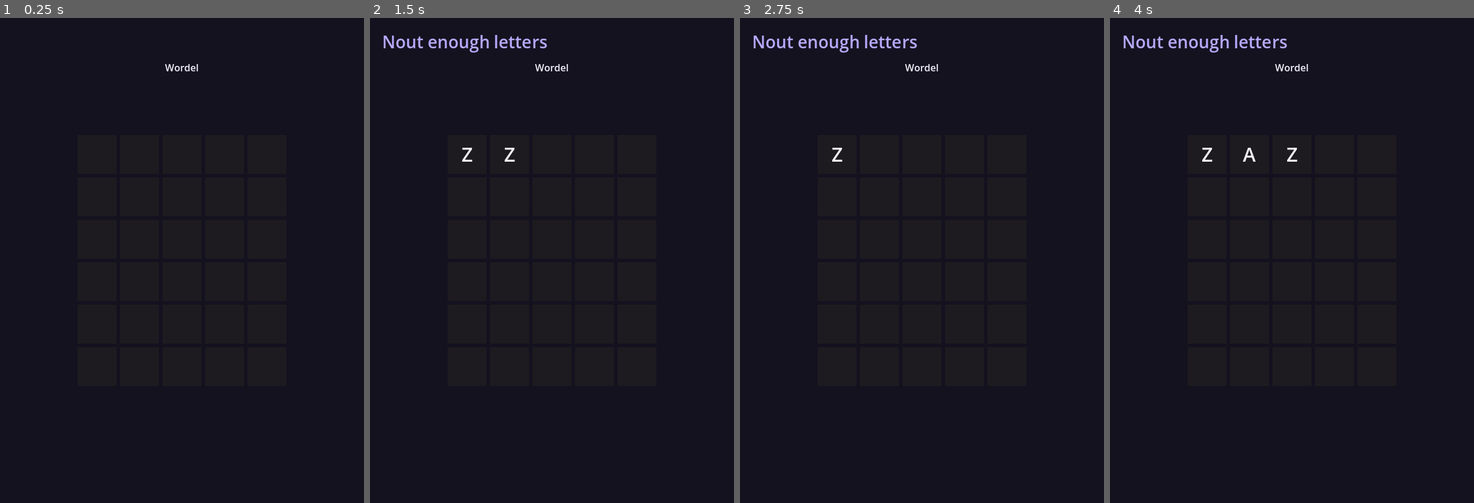
Above: before the commit, frames 1-4 (left to right).
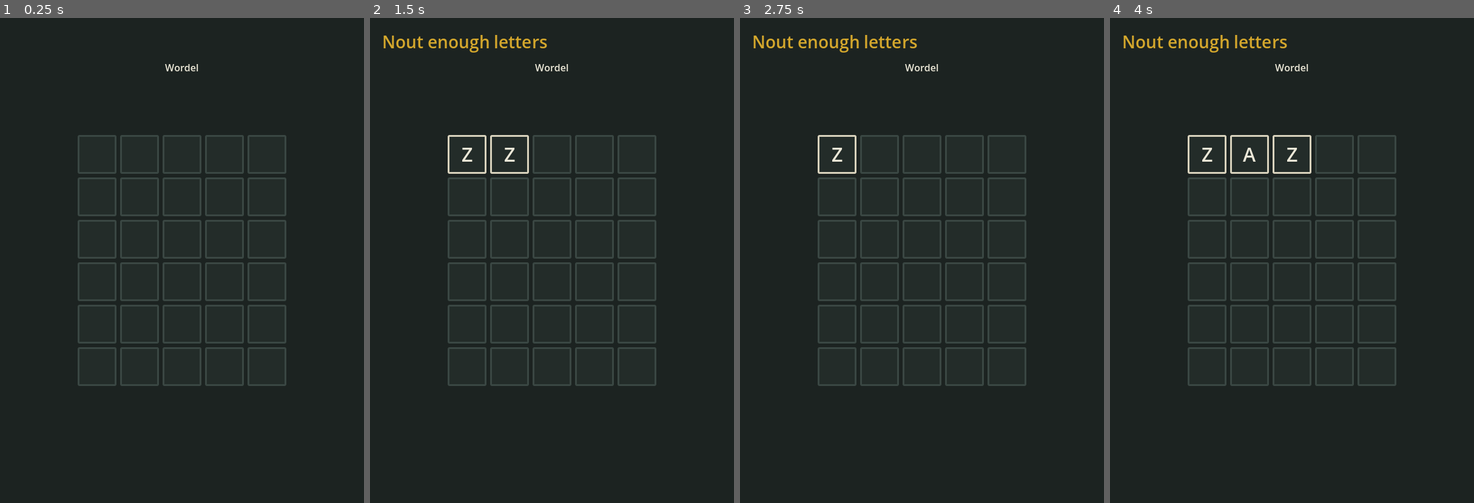
Above: after the commit, the same moments.

Repository: mubixd69-ux/Wordel
Game: Godot game, scene res://scenes/main.tscn
The game is run twice, just before and just after one commit, with the same random seed, the same clock (stepped at 60 frames per second) and the same inputs.
Inputs (mouse positions are in pixels of both pictures, inside the frame that each line leads up to):
- Up to frame 1 (0.25 s): no input
- Up to frame 2 (1.5 s): tap Enter at 0.5 s; move the mouse to (632, 236) at 0.52 s; hold Right 0.53-1.28 s; tap Backspace at 0.6 s; click (632, 236) at 0.67 s; tap Z at 0.8, 1.35 s; tap Space at 1.25 s; move the mouse to (479, 284) at 1.27 s; hold Down from 1.28 s (still down)
- Up to frame 3 (2.75 s): tap Backspace at 1.55, 2.1 s; tap Enter at 2 s; move the mouse to (958, 153) at 2.02 s; release Down at 2.03 s; hold Right from 2.03 s (still down); tap Z at 2.3 s
- Up to frame 4 (4 s): tap Space at 2.75 s; move the mouse to (1273, 357) at 2.77 s; release Right at 2.78 s; hold Up 2.78-3.53 s; tap Z at 2.85, 3.8 s; click (1273, 357) at 2.92 s; tap Backspace at 3.05 s; tap Enter at 3.5 s; move the mouse to (1401, 333) at 3.52 s; hold A from 3.53 s (still down); tap Alt at 3.6 s

The runs differ from the first frame. In frame 1, 4.6% of the frame differs, in the area x 21-79%, y 9-76%; in frame 2, 5.2%; in frame 3, 5.1%; in frame 4, 5.2%, in the area x 3-79%, y 3-76%.

Commit message:
changed the color pallet
and polished alot more stuff with the boxes

Diff:
--- a/scripts/main.gd
+++ b/scripts/main.gd
@@ -2,13 +2,15 @@
 
 const ROWS = 6
 const COLS = 5
-const GREEN = Color("2a9d8f")
-const YELLOW = Color("e0a030")
-const GRAY = Color("3b3750")
-const EMPTY = Color("1e1b20")
-const BG = Color("14121f")
-const TEXT = Color("f4f1ff")
-const ACCENT = Color("b8a9ff")
+const GREEN = Color("6a994e")
+const YELLOW = Color("d4a72c")
+const GRAY = Color("4a5450")
+const EMPTY = Color("232c29")
+const BG = Color("1c2321")
+const TEXT = Color("ece8d8")
+const ACCENT = Color("d4a72c")
+const BORDER = Color("3a4743")
+const BORDER_TYPED = Color("d8d2bc")
 
 var titles = []
 
@@ -61,9 +63,9 @@
 	for row in ROWS:
 		var row_titles = []
 		for col in COLS:
-			var box = ColorRect.new()
+			var box = Panel.new()
 			box.custom_minimum_size = Vector2(64, 64)
-			box.color = EMPTY
+			set_tile_style(box, EMPTY, BORDER)
 			grid.add_child(box)
 			var label = Label.new()
 			label.set_anchors_preset(Control.PRESET_FULL_RECT)
@@ -105,6 +107,7 @@
 	var box = titles[current_row][current_col]
 	var label = box.get_child(0)
 	label.text = letter
+	set_tile_style(box, EMPTY, BORDER_TYPED)
 
 	current_col += 1
 
@@ -146,6 +149,7 @@
 	var box = titles[current_row][current_col]
 	var label = box.get_child(0)
 	label.text = ""
+	set_tile_style(box, EMPTY, BORDER)
 
 
 func check_guess():
@@ -171,7 +175,7 @@
 			leftover.erase(letter)
 
 	for i in COLS:
-		titles[current_row][i].color = colors[i]
+		set_tile_style(titles[current_row][i], colors[i], colors[i])
 
 func load_valid_words():
 	var file = FileAccess.open("res://assets/wordle-La.txt", FileAccess.READ)
@@ -184,3 +188,11 @@
 		if line.length() == COLS:
 			valid_words.append(line)
 	print("loaded words: ", valid_words.size() )
+
+func set_tile_style(box, fill, border):
+	var style = StyleBoxFlat.new()
+	style.bg_color = fill
+	style.border_color = border
+	style.set_border_width_all(3)
+	style.set_corner_radius_all(2)
+	box.add_theme_stylebox_override("panel", style)
